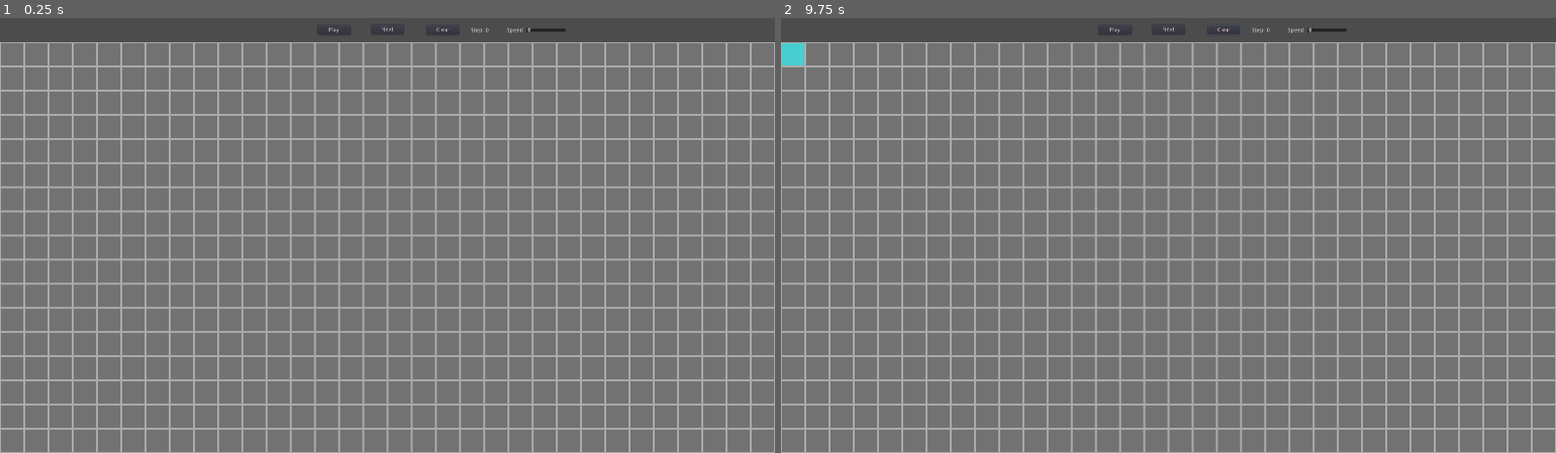
Above: before the commit, frames 1-2 (left to right).
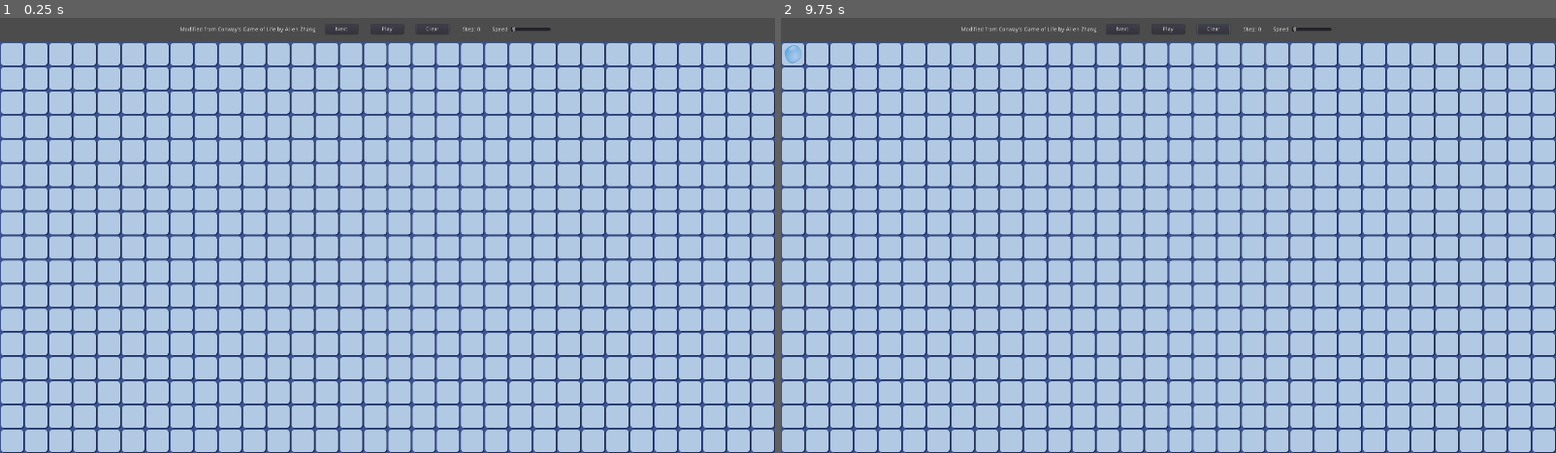
Above: after the commit, the same moments.

Repository: Dedicatus/ConwaysGameOfLife
Game: Godot game, scene res://scenes/Scene.tscn
Same seed, same stepped clock (60 frames per second), same inputs: the game is played once before the commit and once after it.
Inputs (mouse positions are in pixels of both pictures, inside the frame that each line leads up to):
- Up to frame 1 (0.25 s): no input
- Up to frame 2 (9.75 s): click "Play" at 0.5 s; click "Next" at 1.25 s; click "Next" at 2 s; click "Stop" at 2.75 s; click "Play" at 3.5 s; click "Clear" at 4.25 s; click "Stop" at 5 s; click "Clear" at 5.75 s; click "Play" at 6.5 s; click "Stop" at 7.25 s; click "Next" at 8 s; click "Clear" at 8.75 s; tap Enter at 9.5 s; move the mouse to (796, 52) at 9.52 s; click (796, 52) at 9.67 s

The runs differ from the first frame. In frame 1, 95% of the frame differs, in the area x 0-100%, y 2-100%; in frame 2, 95%, in the area x 0-100%, y 1-100%.

Commit message:
water visual & sound

Diff:
--- a/scenes/Block.tscn
+++ b/scenes/BlockA.tscn
@@ -1,6 +1,6 @@
 [gd_scene load_steps=5 format=2]
 
-[ext_resource path="res://assets/sprites/whiteBlock.png" type="Texture" id=1]
+[ext_resource path="res://assets/sprites/waterDropA.png" type="Texture" id=1]
 [ext_resource path="res://assets/sprites/framedBlock.png" type="Texture" id=2]
 [ext_resource path="res://scripts/Block.gd" type="Script" id=3]
 
@@ -16,11 +16,11 @@
 
 [node name="Display" type="Sprite" parent="."]
 visible = false
-modulate = Color( 0.286275, 0.811765, 0.823529, 1 )
-position = Vector2( 1.90735e-06, 0 )
-scale = Vector2( 93, 93 )
+modulate = Color( 0.768627, 0.87451, 0.956863, 1 )
+scale = Vector2( 0.385753, 0.385753 )
 texture = ExtResource( 1 )
 
 [node name="CollisionShape2D" type="CollisionShape2D" parent="."]
+visible = false
 shape = SubResource( 1 )
 [connection signal="input_event" from="." to="." method="_on_Block_input_event"]
--- /dev/null
+++ b/scenes/BlockB.tscn
@@ -0,0 +1,27 @@
+[gd_scene load_steps=5 format=2]
+
+[ext_resource path="res://assets/sprites/waterDropB.png" type="Texture" id=1]
+[ext_resource path="res://assets/sprites/framedBlock.png" type="Texture" id=2]
+[ext_resource path="res://scripts/Block.gd" type="Script" id=3]
+
+[sub_resource type="RectangleShape2D" id=1]
+extents = Vector2( 46, 46 )
+
+[node name="Block" type="Area2D"]
+scale = Vector2( 0.6, 0.6 )
+script = ExtResource( 3 )
+
+[node name="Base" type="Sprite" parent="."]
+texture = ExtResource( 2 )
+
+[node name="Display" type="Sprite" parent="."]
+visible = false
+modulate = Color( 0.768627, 0.87451, 0.956863, 1 )
+position = Vector2( -1.19209e-07, -2.38419e-07 )
+scale = Vector2( 0.379876, 0.379876 )
+texture = ExtResource( 1 )
+
+[node name="CollisionShape2D" type="CollisionShape2D" parent="."]
+visible = false
+shape = SubResource( 1 )
+[connection signal="input_event" from="." to="." method="_on_Block_input_event"]
--- a/scenes/Scene.tscn
+++ b/scenes/Scene.tscn
@@ -24,10 +24,10 @@
 anchor_top = 0.5
 anchor_right = 0.5
 anchor_bottom = 0.5
-margin_left = -173.0
-margin_top = -10.0
-margin_right = -92.0
-margin_bottom = 14.0
+margin_left = -41.0
+margin_top = -12.0
+margin_right = 40.0
+margin_bottom = 12.0
 text = "Play"
 script = ExtResource( 1 )
 __meta__ = {
@@ -39,10 +39,10 @@
 anchor_top = 0.5
 anchor_right = 0.5
 anchor_bottom = 0.5
-margin_left = -40.0
-margin_top = -11.0
-margin_right = 41.0
-margin_bottom = 13.0
+margin_left = -154.0
+margin_top = -12.0
+margin_right = -73.0
+margin_bottom = 12.0
 text = "Next"
 script = ExtResource( 1 )
 __meta__ = {
@@ -54,10 +54,10 @@
 anchor_top = 0.5
 anchor_right = 0.5
 anchor_bottom = 0.5
-margin_left = 97.0
-margin_top = -10.0
-margin_right = 178.0
-margin_bottom = 14.0
+margin_left = 71.0
+margin_top = -12.0
+margin_right = 152.0
+margin_bottom = 12.0
 text = "Clear"
 script = ExtResource( 1 )
 __meta__ = {
@@ -65,10 +65,10 @@
 }
 
 [node name="StepDisplay" type="Label" parent="Interface"]
-margin_left = 1167.0
-margin_top = 26.0
-margin_right = 1211.0
-margin_bottom = 40.0
+margin_left = 1146.0
+margin_top = 24.0
+margin_right = 1190.0
+margin_bottom = 38.0
 text = "Step: 0"
 script = ExtResource( 2 )
 __meta__ = {
@@ -76,20 +76,30 @@
 }
 
 [node name="SpeedLabel" type="Label" parent="Interface"]
-margin_left = 1256.0
-margin_top = 26.0
-margin_right = 1296.0
-margin_bottom = 40.0
+margin_left = 1219.0
+margin_top = 24.0
+margin_right = 1259.0
+margin_bottom = 38.0
 text = "Speed"
 __meta__ = {
 "_edit_use_anchors_": false
 }
 
+[node name="AuthorLabel" type="Label" parent="Interface"]
+margin_left = 446.0
+margin_top = 24.0
+margin_right = 781.0
+margin_bottom = 38.0
+text = "Modified from Conway's Game of Life by Allen Zhang"
+__meta__ = {
+"_edit_use_anchors_": false
+}
+
 [node name="SpeedSlider" type="HSlider" parent="Interface"]
-margin_left = 1303.0
-margin_top = 24.0
-margin_right = 1403.0
-margin_bottom = 40.0
+margin_left = 1265.0
+margin_top = 22.0
+margin_right = 1365.0
+margin_bottom = 38.0
 min_value = 1.0
 max_value = 10.0
 value = 1.0
--- a/scripts/Block.gd
+++ b/scripts/Block.gd
@@ -24,6 +24,7 @@
 
 func _on_Block_input_event(viewport: Node, event: InputEvent, shape_idx: int) -> void:
 	if event is InputEventMouseButton and event.button_index == BUTTON_LEFT and event.is_pressed():
+		Global.player.play()
 		if populated:
 			populated = false
 			populatedNextStep = false
@@ -66,7 +67,9 @@
 	pass
 
 func update_Block():
-	populated = populatedNextStep
+	if (populated != populatedNextStep):
+		populated = populatedNextStep
+		Global.gridChanged = true
 	if populated:
 		displayBlock.visible = true
 	else:
--- a/scripts/Global.gd
+++ b/scripts/Global.gd
@@ -2,11 +2,14 @@
 
 
 # Declare member variables here. Examples:
+var player = AudioStreamPlayer.new()
+
 var myGrid = {}
 var rowNumber: int  = 17
 var colNumber: int  = 32
 
 var isPlaying:bool = false
+var gridChanged:bool = false
 var stepNum:int = 0
 var stepTime:float = 2
 var stepTimer:float = 0
@@ -14,6 +17,8 @@
 
 # Called when the node enters the scene tree for the first time.
 func _ready() -> void:
+	self.add_child(player)
+	player.stream = load("res://assets/sounds/waterDrop.wav")
 	pass # Replace with function body.
 
 
--- a/scripts/Grid.gd
+++ b/scripts/Grid.gd
@@ -2,13 +2,18 @@
 
 var offset = 60
 
-var block = preload("res://Scenes/Block.tscn")
+var blockA = preload("res://Scenes/BlockA.tscn")
+var blockB = preload("res://Scenes/BlockB.tscn")
 
 # Called when the node enters the scene tree for the first time.
 func _ready() -> void:
 	for r in range(Global.rowNumber):
 		for c in range(Global.colNumber):
-			var newBlock = block.instance()
+			var newBlock
+			if (r + c) % 2 == 0:
+				newBlock = blockA.instance()
+			else:
+				newBlock = blockB.instance()
 			newBlock.set_Index(c, r)
 			add_child(newBlock)
 			newBlock.set_position(Vector2(c * offset + 30, r * offset + 90))
@@ -26,7 +31,7 @@
 	pass
 
 func next_Step():
-	Global.stepNum = Global.stepNum + 1
+	Global.gridChanged = false
 
 	for r in range(Global.rowNumber):
 			for c in range(Global.colNumber):
@@ -34,6 +39,9 @@
 	for r in range(Global.rowNumber):
 			for c in range(Global.colNumber):
 				Global.myGrid[Vector2(c,r)].update_Block()
+	if Global.gridChanged:
+		Global.stepNum = Global.stepNum + 1
+		Global.player.play()
 	pass
 
 func clear_Grid():
Not shown, added: assets/sounds/waterDrop.wav.import
Binary file changed: assets/sprites/framedBlock.png
Binary file added: assets/sprites/waterDropA.png
Not shown, added: assets/sprites/waterDropA.png.import
Binary file added: assets/sprites/waterDropB.png
Not shown, added: assets/sprites/waterDropB.png.import
Not shown, added: assets/sounds/waterDrop.wav
